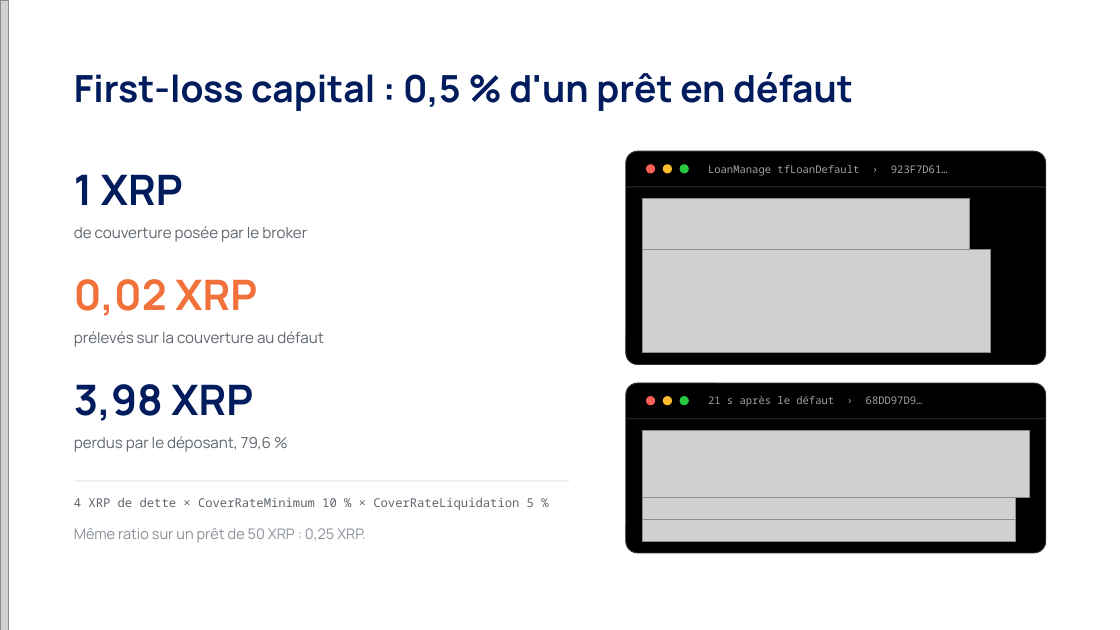
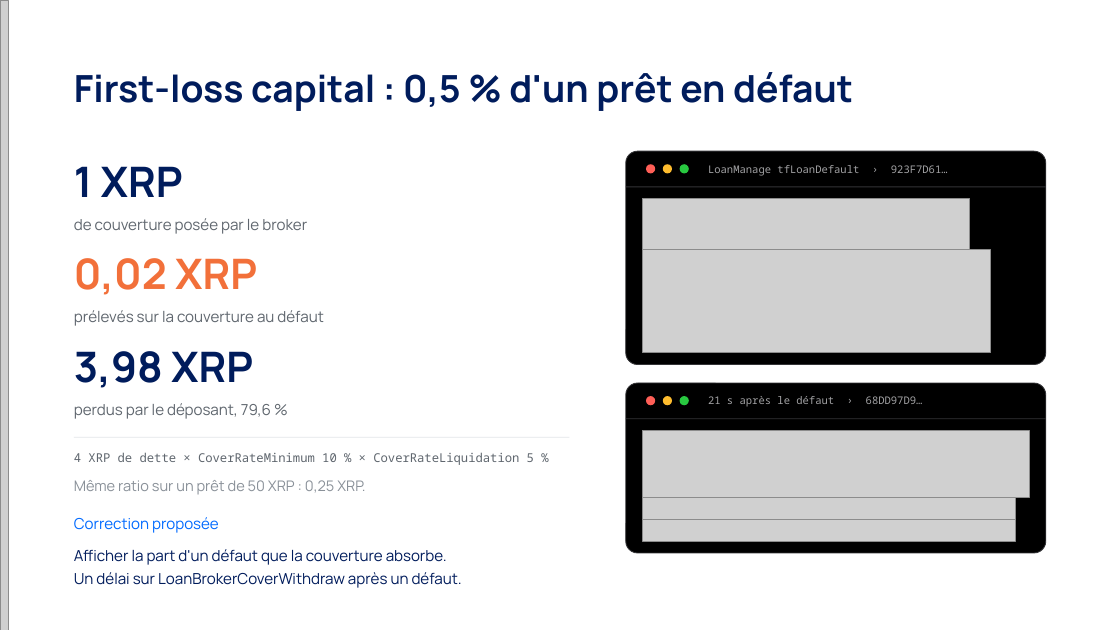
Before and after one commit to charlyppr/exit-lane-xrpl, a slide deck: slide 8 of deck/exit-lane.pptx (slide 6 before the commit). Drawn at 1120x630 pixels with LibreOffice and Linux fonts; fonts in the diff are those of the drawing; grey boxes stand for pictures. Boxes give left, top, right and bottom in pixels: in the first picture for what was removed or moved away, otherwise in the second. Text is boxed around its words. In the diff, an @@ line names an element or a change of style, - is before the commit and + after.

```diff
--- a/deck/exit-lane.pptx
+++ b/deck/exit-lane.pptx
@@ text "1 XRP": place and size @@
-text "1 XRP" at (74,174,183,205)
+text "1 XRP" at (74,166,183,197)
@@ text "de couverture posée par le ...": place and size @@
-text "de couverture posée par le ..." at (74,226,307,242)
+text "de couverture posée par le ..." at (74,218,307,234)
@@ text "0,02 XRP": place and size @@
-text "0,02 XRP" at (74,279,257,316)
+text "0,02 XRP" at (74,258,257,295)
@@ text "prélevés sur la couverture au ...": place and size @@
-text "prélevés sur la couverture au ..." at (74,331,323,347)
+text "prélevés sur la couverture au ..." at (74,310,323,326)
@@ text "3,98 XRP": place and size @@
-text "3,98 XRP" at (74,384,253,421)
+text "3,98 XRP" at (74,351,253,388)
@@ text "perdus par le déposant, 79,6 ...": place and size @@
-text "perdus par le déposant, 79,6 ..." at (74,436,271,452)
+text "perdus par le déposant, 79,6 ..." at (74,403,271,419)
@@ rectangle: place and size @@
-rectangle at (74,481,570,481)
+rectangle at (74,437,570,438)
@@ text "4 XRP de dette × ...": place and size @@
-text "4 XRP de dette × ..." at (74,497,534,510)
+text "4 XRP de dette × ..." at (74,452,534,465)
@@ text "Même ratio sur un prêt ...": place and size @@
-text "Même ratio sur un prêt ..." at (74,528,365,542)
+text "Même ratio sur un prêt ..." at (74,480,365,494)
@@ text added at (74,517,219,533), 13 pt, text #006AFF @@
+Correction proposée
@@ text added at (74,549,462,588), 13 pt, text #001C5C @@
+Afficher la part d'un défaut que la couverture absorbe.
+Un délai sur LoanBrokerCoverWithdraw après un défaut.
```
Also in this commit, not shown: 3 other slides changed, 1 slide added, 3 other files.
